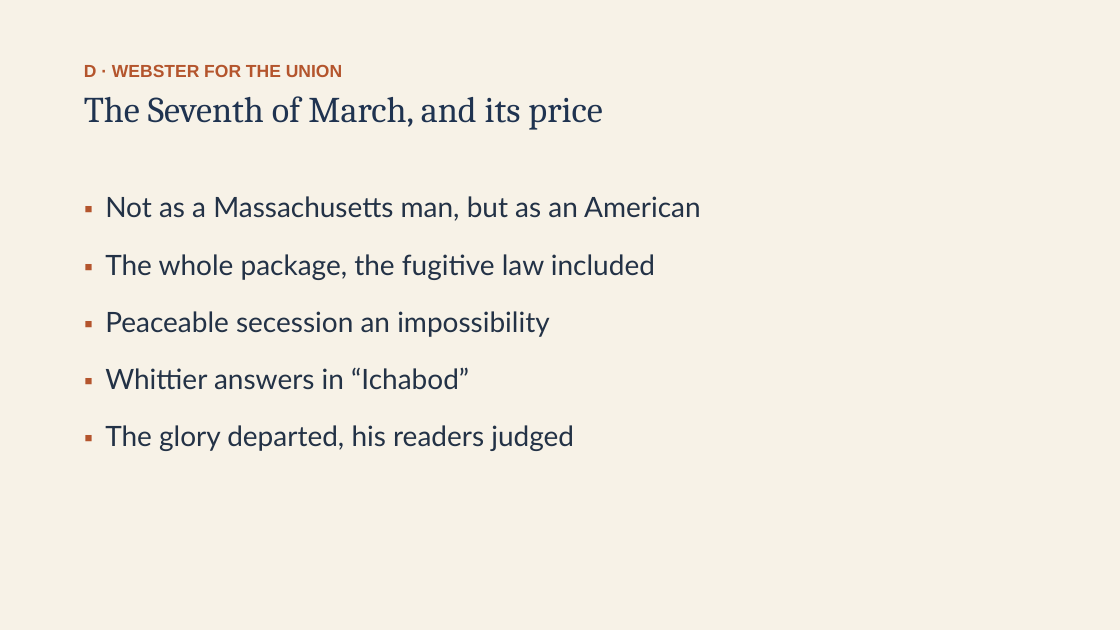
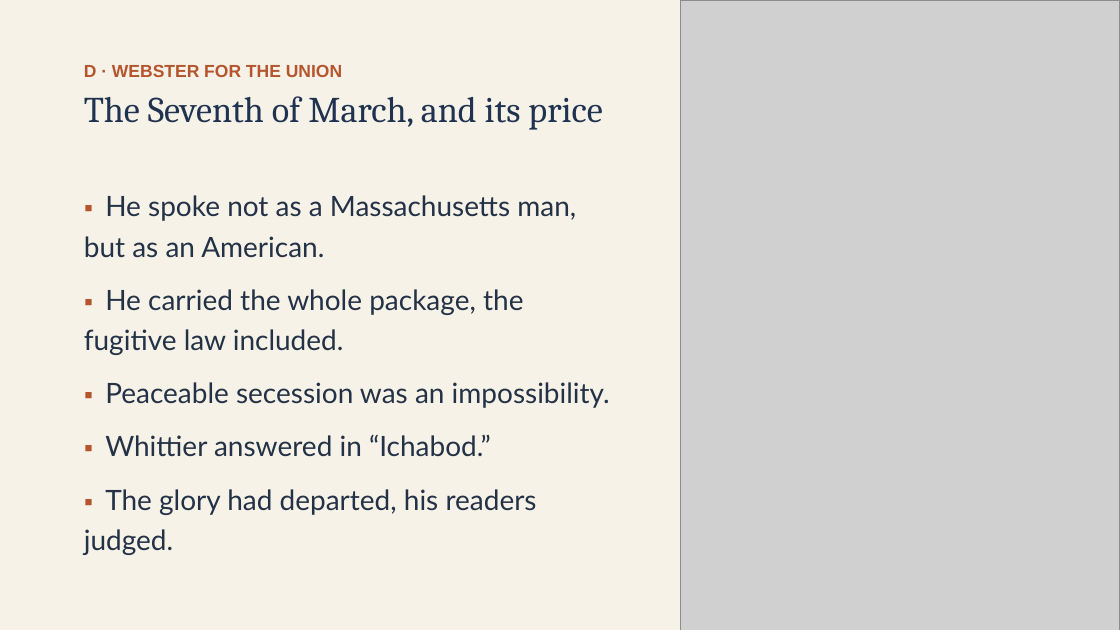
Before and after one commit to ab17gthb/humanities-curriculum-group, a slide deck: slide 12 of sectional-crisis/lesson-01/lesson-01-slides.pptx. Drawn at 1120x630 pixels with LibreOffice and Linux fonts; fonts in the diff are those of the drawing; grey boxes stand for pictures. Boxes give left, top, right and bottom in pixels: in the first picture for what was removed or moved away, otherwise in the second. Text is boxed around its words. In the diff, an @@ line names an element or a change of style, - is before the commit and + after.

```diff
--- a/sectional-crisis/lesson-01/lesson-01-slides.pptx
+++ b/sectional-crisis/lesson-01/lesson-01-slides.pptx
@@ picture added at [681, 0, 1120, 630] @@
@@ text at [84, 195, 610, 555]: text changed @@
-▪ Not as a Massachusetts man, but as an American
-▪ The whole package, the fugitive law included
-▪ Peaceable secession an impossibility
-▪ Whittier answers in “Ichabod”
-▪ The glory departed, his readers judged
+▪ He spoke not as a Massachusetts man, but as an American.
+▪ He carried the whole package, the fugitive law included.
+▪ Peaceable secession was an impossibility.
+▪ Whittier answered in “Ichabod.”
+▪ The glory had departed, his readers judged.
```
Also in this commit, not shown: 8 other slides changed, 6 other files.
